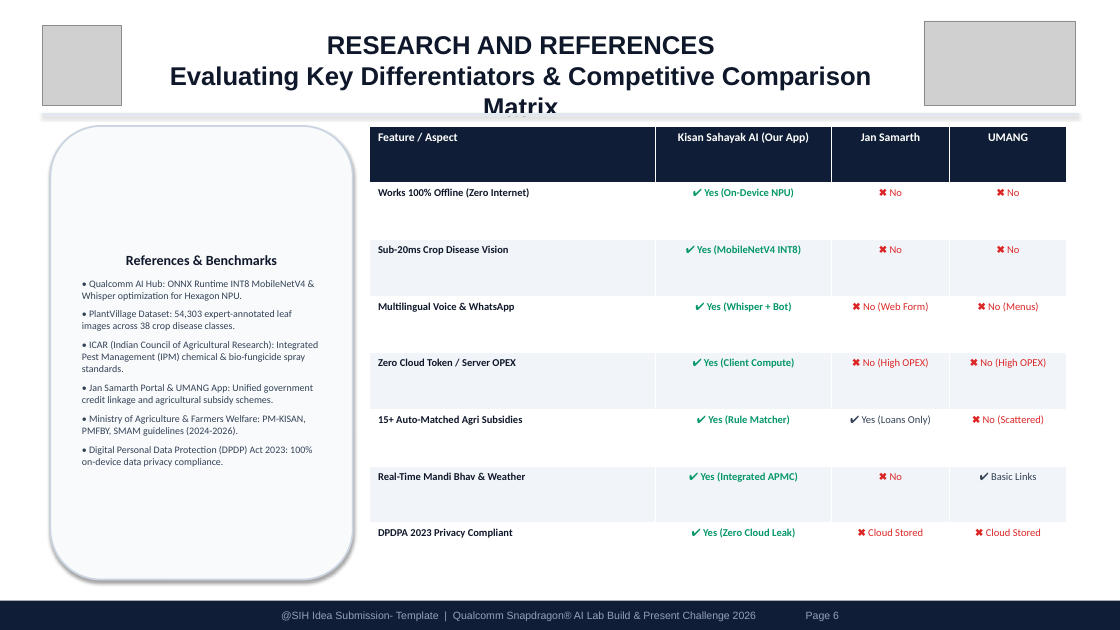
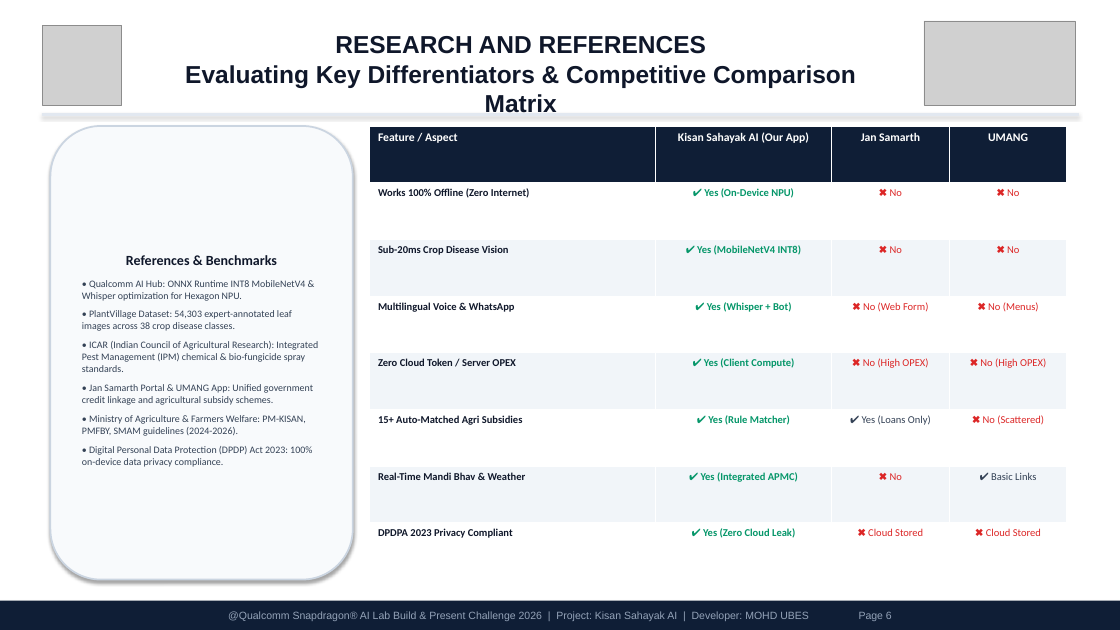
Before and after one commit to MOHDUBES/Kisan-Sahayak-AI, a slide deck: slide 6 of Kisan_Sahayak_AI_Pitch_Presentation.pptx. Drawn at 1120x630 pixels with LibreOffice and Linux fonts; fonts in the diff are those of the drawing; grey boxes stand for pictures. Boxes give left, top, right and bottom in pixels: in the first picture for what was removed or moved away, otherwise in the second. Text is boxed around its words. In the diff, an @@ line names an element or a change of style, - is before the commit and + after.

Commit message:
docs: update author to MOHD UBES and tailor presentation to Qualcomm Snapdragon Challenge

```diff
--- a/Kisan_Sahayak_AI_Pitch_Presentation.pptx
+++ b/Kisan_Sahayak_AI_Pitch_Presentation.pptx
@@ text "RESEARCH AND REFERENCES Evaluating Key ..." at (185,36,856,112): size 22 to 21 pt @@
@@ text in rectangle at (228,611,892,621): text changed @@
-@SIH Idea Submission- Template | Qualcomm Snapdragon® AI Lab Build & Present Challenge 2026 Page 6
+@Qualcomm Snapdragon® AI Lab Build & Present Challenge 2026 | Project: Kisan Sahayak AI | Developer: MOHD UBES Page 6
```
Also in this commit, not shown: 5 other slides changed, 4 other files.
